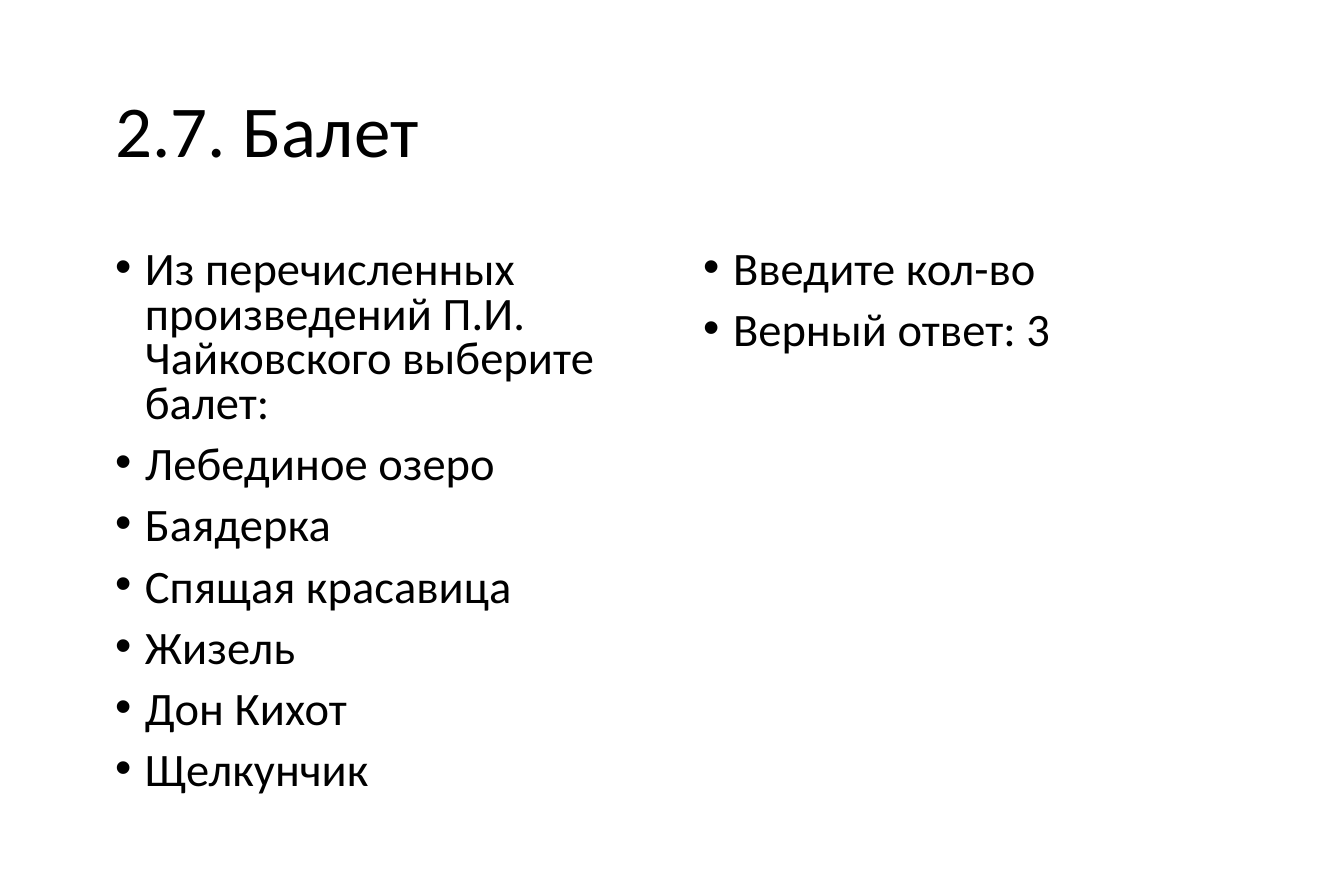
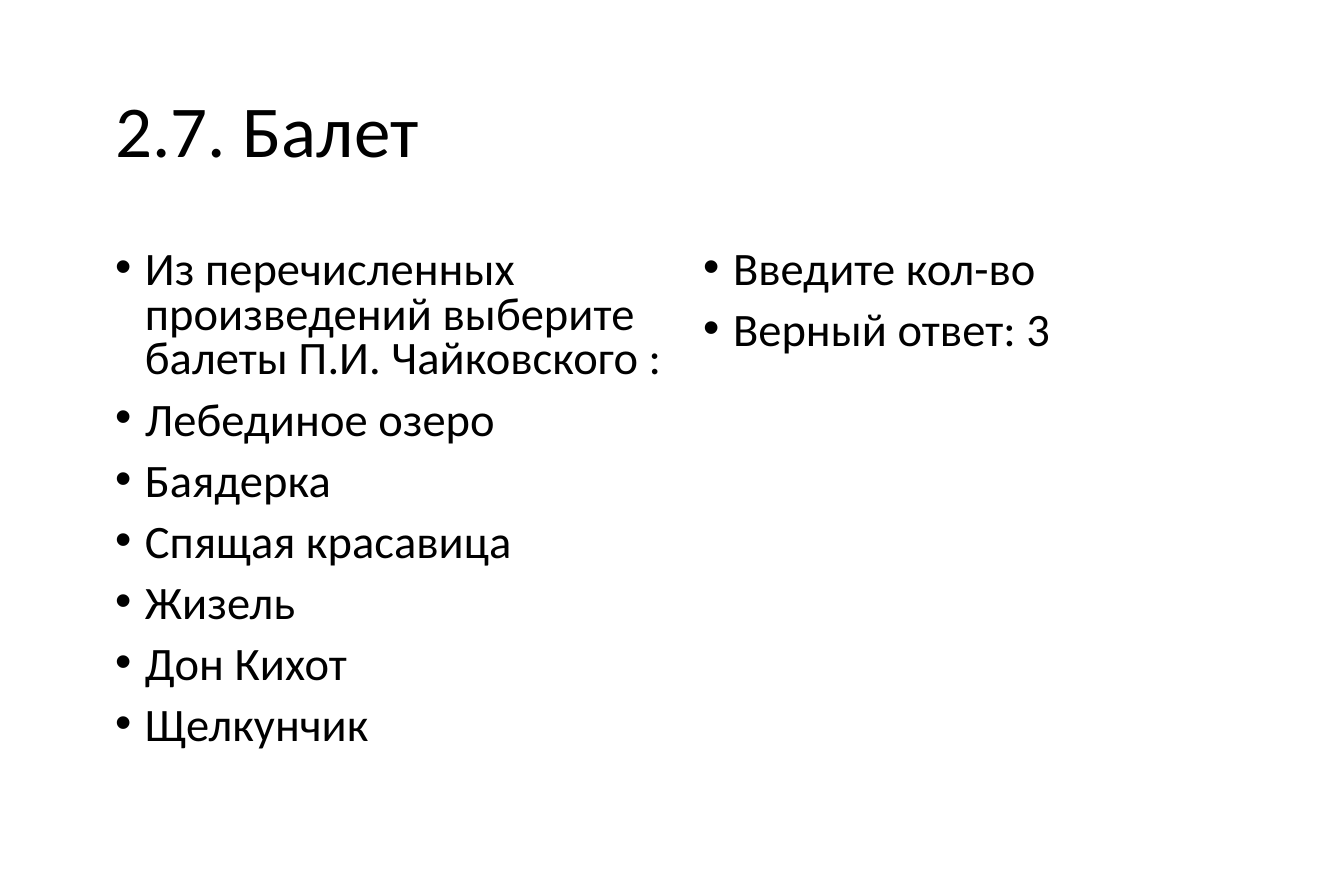
Before and after one commit to vvaassiihhaa/masha, a slide deck: slide 10 of КВЕСТ/Kvest 2706.pptx (slide 11 before the commit). Drawn at 1344x896 pixels with LibreOffice and Linux fonts; fonts in the diff are those of the drawing. Boxes give left, top, right and bottom in pixels: in the first picture for what was removed or moved away, otherwise in the second. Text is boxed around its words. In the diff, an @@ line names an element or a change of style, - is before the commit and + after.

```diff
--- a/КВЕСТ/Kvest 2706.pptx
+++ b/КВЕСТ/Kvest 2706.pptx
@@ text at bbox=[145, 255, 638, 375]: text changed @@
-• Из перечисленных произведений П.И. Чайковского выберите балет:
+• Из перечисленных произведений выберите балеты П.И. Чайковского :
```
Also in this commit, not shown: 14 other slides changed, 1 slide added, 4 slides removed, 1 other file.
